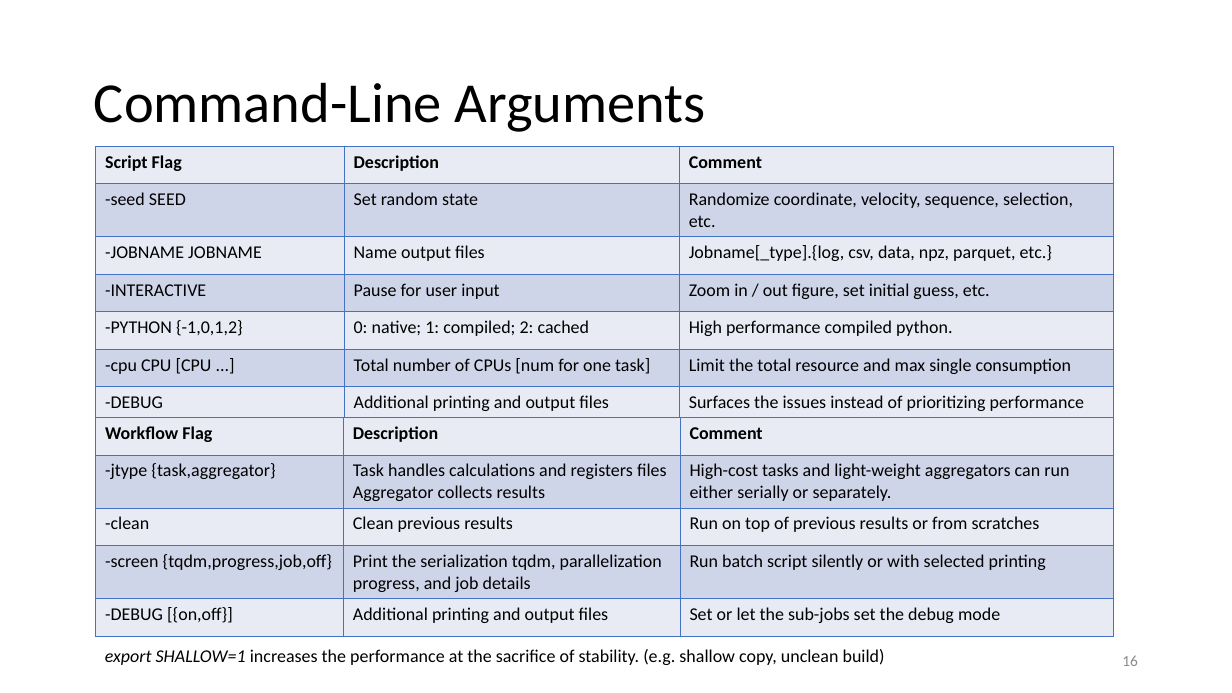
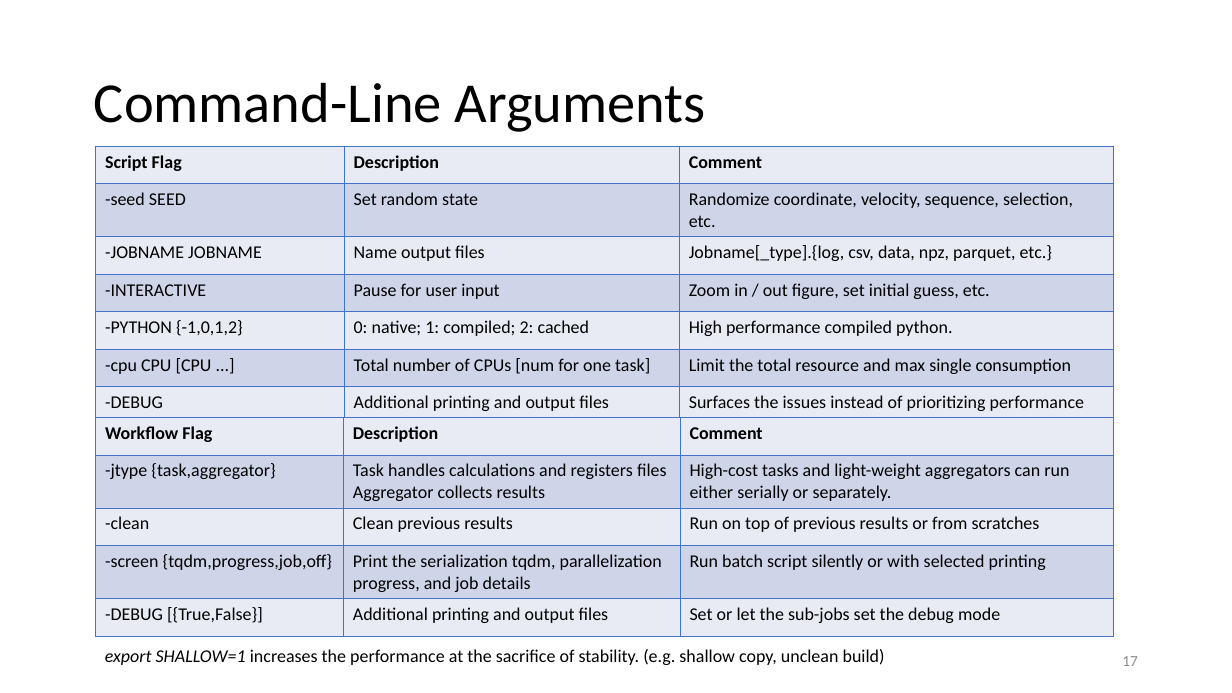
Before and after one commit to zhteg4pvt/nemd, a slide deck: slide 17 of docs/power_point/nemd.pptx (slide 16 before the commit). Drawn at 1232x693 pixels with LibreOffice and Linux fonts; fonts in the diff are those of the drawing. Boxes give left, top, right and bottom in pixels: in the first picture for what was removed or moved away, otherwise in the second. Text is boxed around its words. In the diff, an @@ line names an element or a change of style, - is before the commit and + after.

```diff
--- a/docs/power_point/nemd.pptx
+++ b/docs/power_point/nemd.pptx
@@ table at <box>96,418,1114,635</box> @@
-row 5, column 1: -DEBUG [{on,off}]
+row 5, column 1: -DEBUG [{True,False}]
@@ page number at <box>1122,656,1138,666</box>: text changed @@
-16
+17
```
Also in this commit, not shown: 7 other slides changed, 1 slide added, 16 other files.
